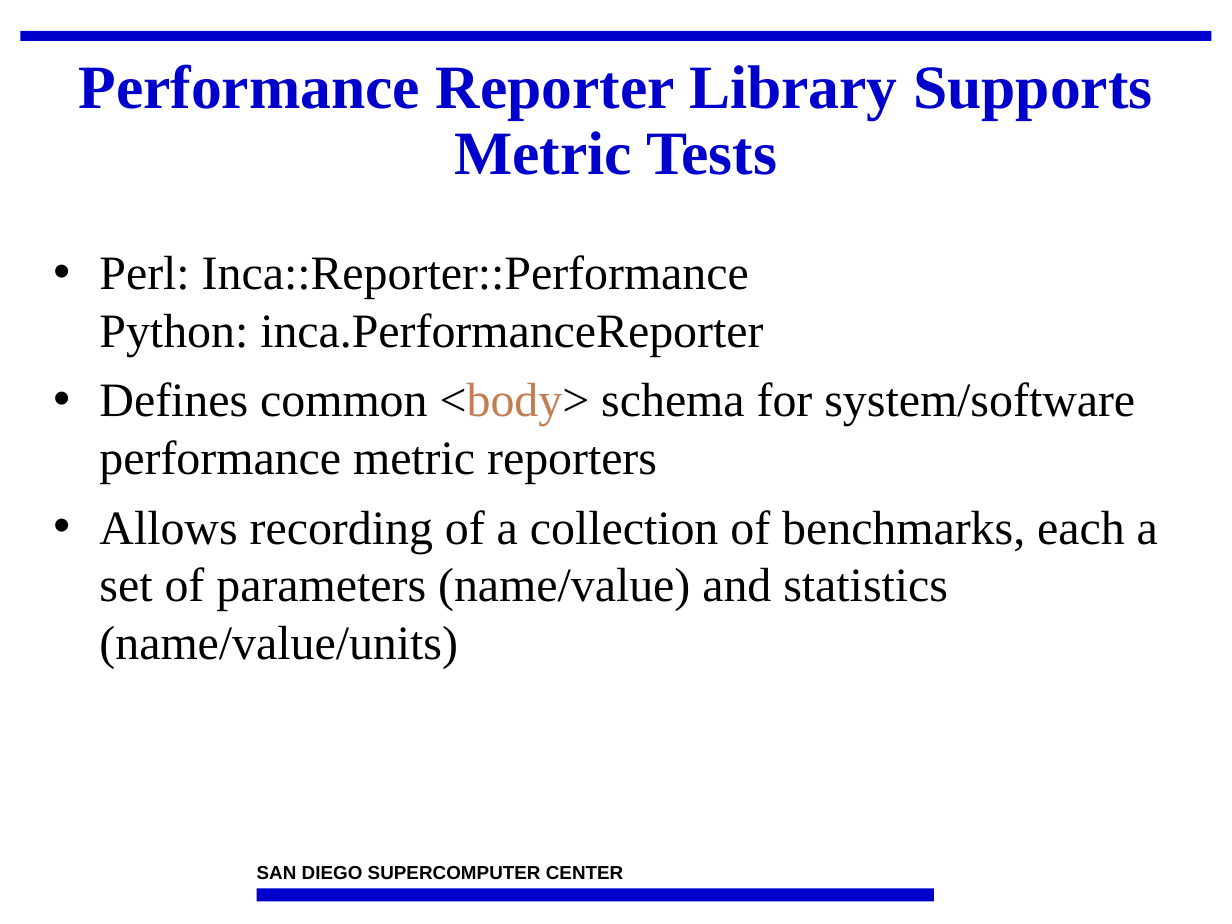
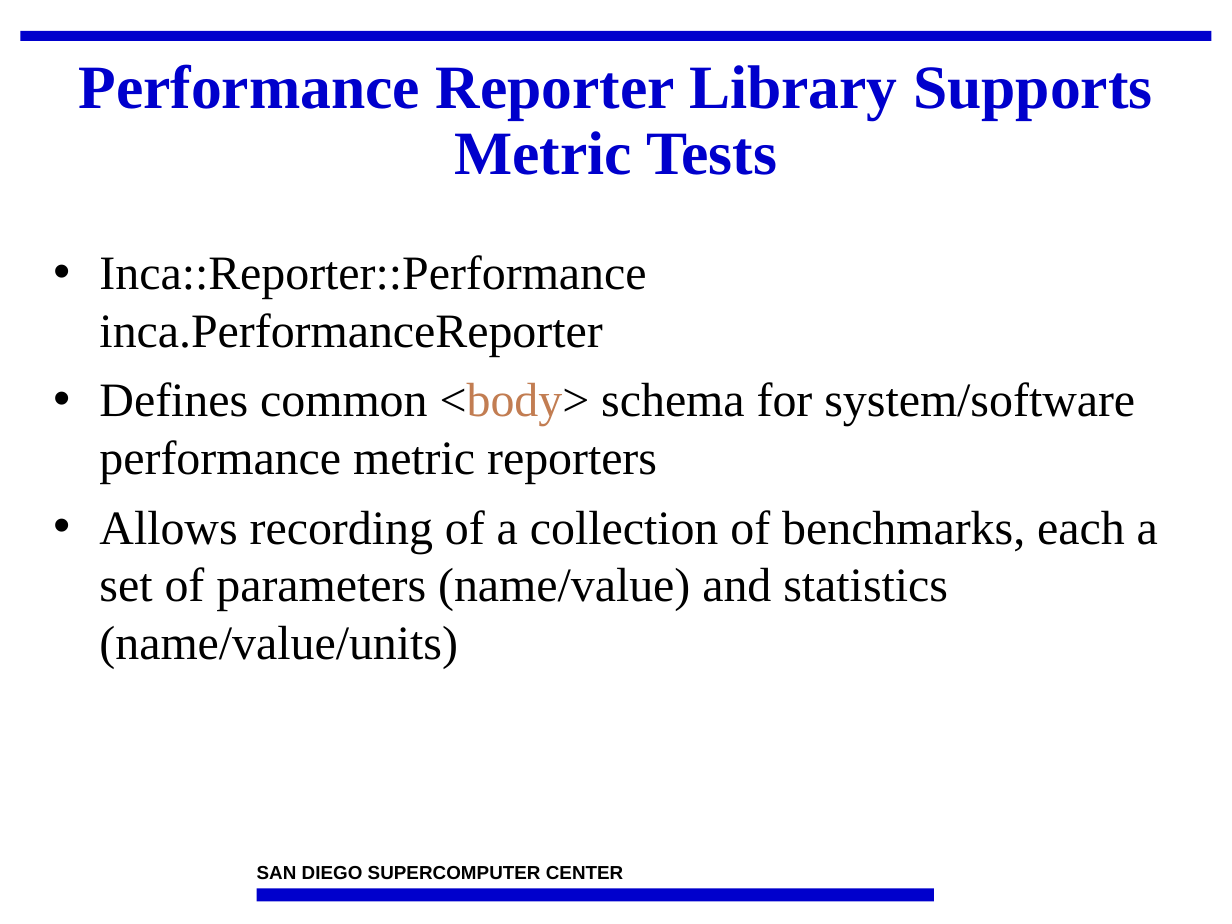
Before and after one commit to IncaProject/inca-xsede, a slide deck: slide 23 of talks/2008workshop/incaReporters.ppt. Drawn at 1232x924 pixels with LibreOffice and Linux fonts; fonts in the diff are those of the drawing; background and template pictures are left out. Boxes give left, top, right and bottom in pixels: in the first picture for what was removed or moved away, otherwise in the second. Text is boxed around its words. In the diff, an @@ line names an element or a change of style, - is before the commit and + after.

```diff
--- a/talks/2008workshop/incaReporters.ppt
+++ b/talks/2008workshop/incaReporters.ppt
@@ text at bbox=[99, 255, 646, 357]: text changed @@
-• Perl: Inca::Reporter::Performance
-  Python: inca.PerformanceReporter
+• Inca::Reporter::Performance
+  inca.PerformanceReporter
```
Also in this commit, not shown: 18 other slides changed, 1 slide added, 1 slide removed, 1 other file.
